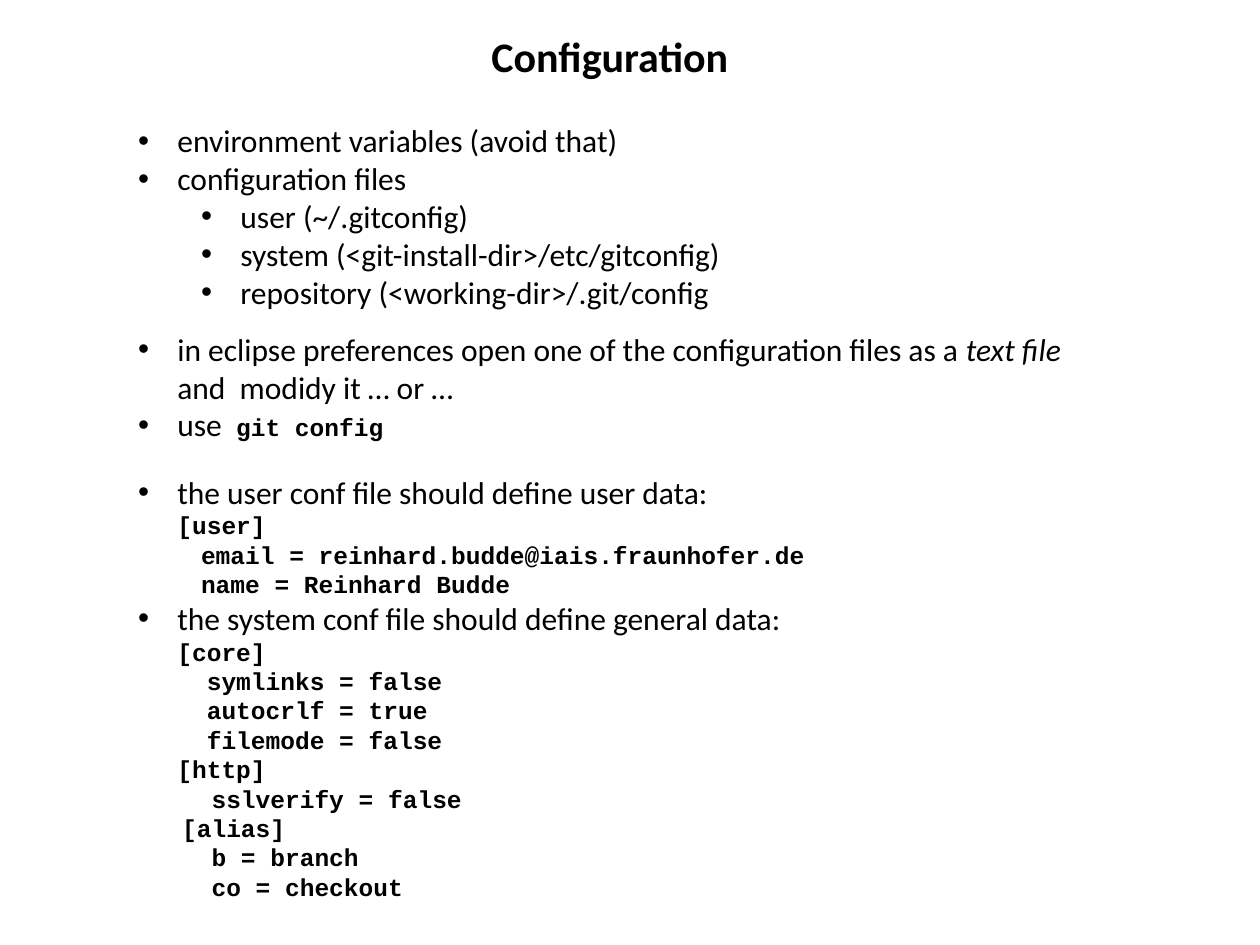
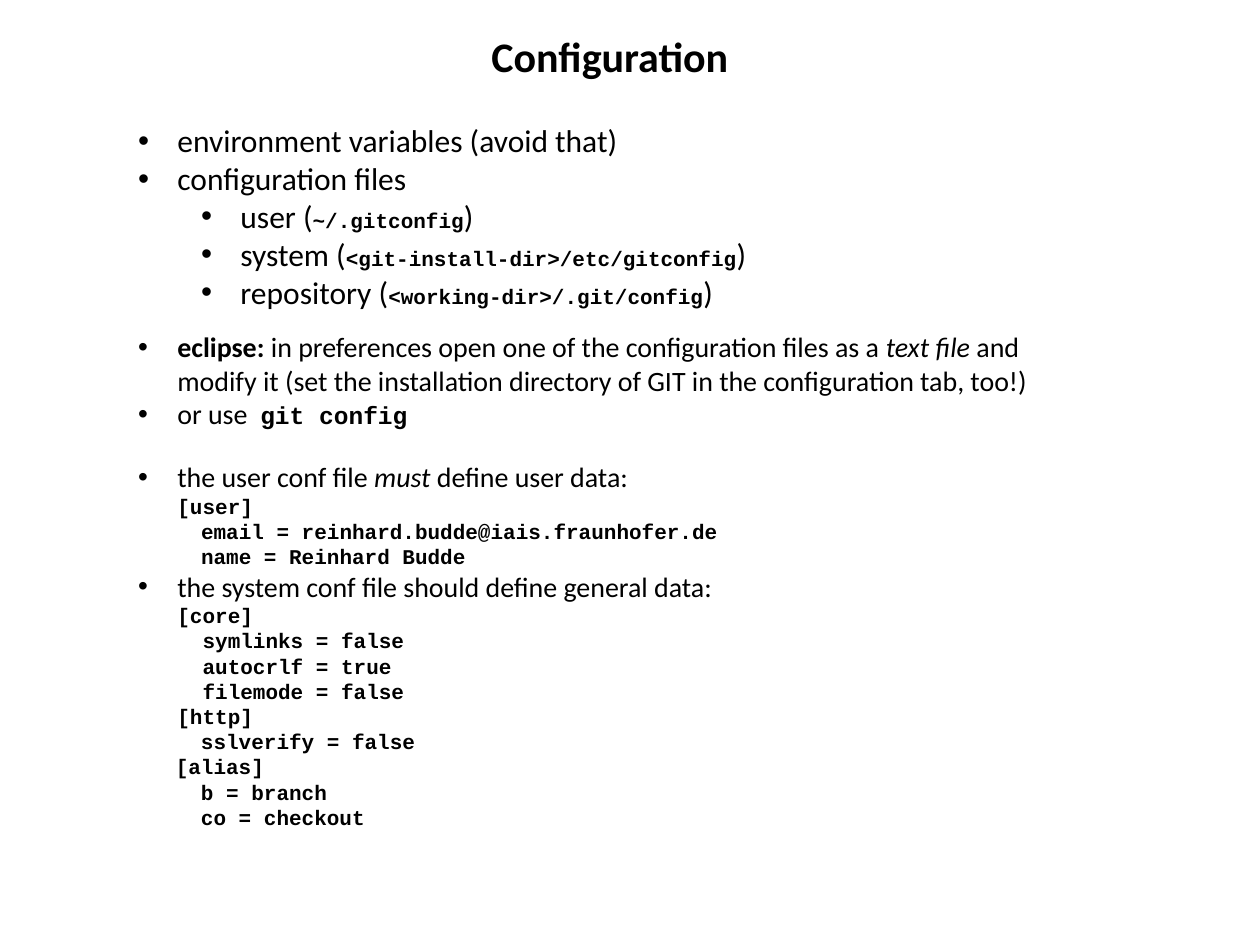
Before and after one commit to hanbei/git_tutorial, a slide deck: slide 29 of architektur.pptx (slide 27 before the commit). Drawn at 1260x945 pixels with LibreOffice and Linux fonts; fonts in the diff are those of the drawing. Boxes give left, top, right and bottom in pixels: in the first picture for what was removed or moved away, otherwise in the second. Text is boxed around its words. In the diff, an @@ line names an element or a change of style, - is before the commit and + after.

```diff
--- a/architektur.pptx
+++ b/architektur.pptx
@@ text at [240,212,736,271]: size 18 to 12 pt, font Calibri to Courier New, bold on in "(~/.gitconfig)", "(<git-install-dir>/etc/gitconfig)" @@
@@ text at [240,282,703,309]: text changed; size 18 to 12 pt; font Calibri to Courier New; bold on @@
-  • repository (<working-dir>/.git/config
+  • repository (<working-dir>/.git/config)
@@ text at [177,337,1026,519]: text changed; size 18 to 16 pt @@
-• in eclipse preferences open one of the configuration files as a text file and modidy it … or …
-• use git config
-• the user conf file should define user data:
-  [user]
+• eclipse: in preferences open one of the configuration files as a text file and modify it (set the installation directory of GIT in the configuration tab, too!)
+• or use git config
+• the user conf file must define user data:
+  [user]
@@ text at [176,524,718,826]: size 14 to 12 pt in "email = reinhard.budde@iais.fraunhofer.de", "name = Reinhard Budde", "[core] symlinks = false autocrlf = true ...", "sslverify = false" and 3 more places; size 18 to 16 pt in "the system conf file should define general ..." @@
```
Also in this commit, not shown: 19 other slides changed, 6 slides added, 3 slides removed, 1 other file.
